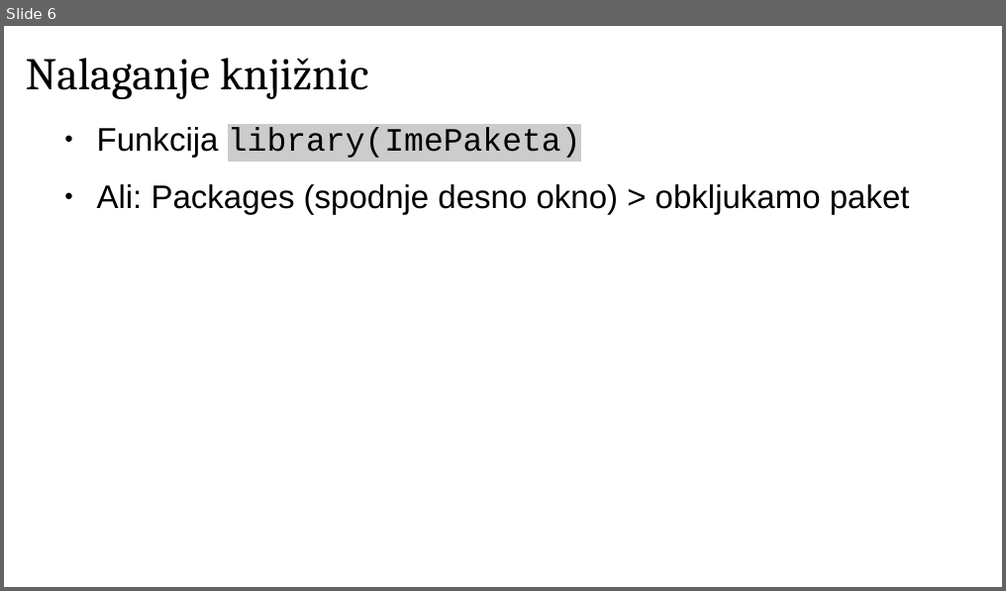
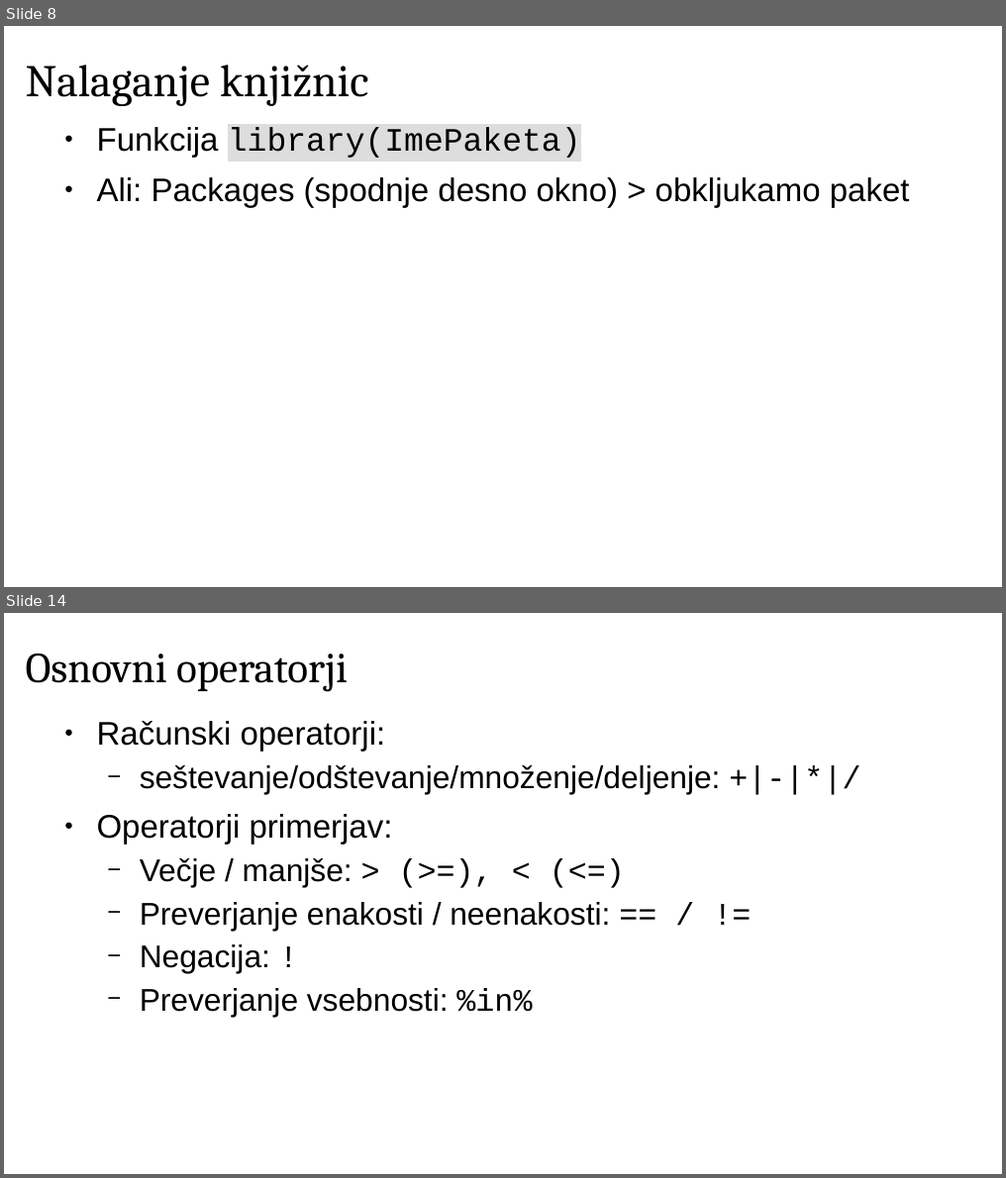
Before and after one commit to janaobsteter/Genotype_CODES, a slide deck: IT_Rtecaj.odp. Shown one above the other, each under a label of ours: slide 6 before the commit, slides 8 and 14 after it; the slides between them are not shown. The pictures are 1006x591 and 1006x1178 pixels, drawn with LibreOffice and Linux fonts; fonts in the diff are those of the drawing. Boxes give left, top, right and bottom in pixels: in the first picture for what was removed or moved away, otherwise in the second. Text is boxed around its words. In the diff, an @@ line names an element or a change of style, - is before the commit and + after.

```diff
--- a/IT_Rtecaj.odp
+++ b/IT_Rtecaj.odp
@@ slide 14 added at [4,613,1002,1174], background #FFFFFF @@
@@ title added at [26,654,348,692], 34 pt, text #000000 @@
+Osnovni operatorji
@@ text added at [97,721,721,1017], 25 pt, text #000000 @@
+● Računski operatorji:
+  − seštevanje/odštevanje/množenje/deljenje: +|-|*|/
+● Operatorji primerjav:
+  − Večje / manjše: > (>=), < (<=)
+  − Preverjanje enakosti / neenakosti: == / !=
+  − Negacija: !
+  − Preverjanje vsebnosti: %in%
@@ what was slide 6 is now slide 8 @@
@@ slide 8 changed as well @@
@@ title "Nalaganje knjižnic": place and size @@
-title "Nalaganje knjižnic" at [26,58,368,99]
+title "Nalaganje knjižnic" at [26,65,368,106]
@@ text "Funkcija library(ImePaketa)" at [97,127,910,207]: highlight #CCCCCC to #DDDDDD in "library(ImePaketa)"; less space between paragraphs @@
```
Also in this commit, not shown: 3 other slides changed, 11 other slides added, 1 slide removed, 2 other files.
